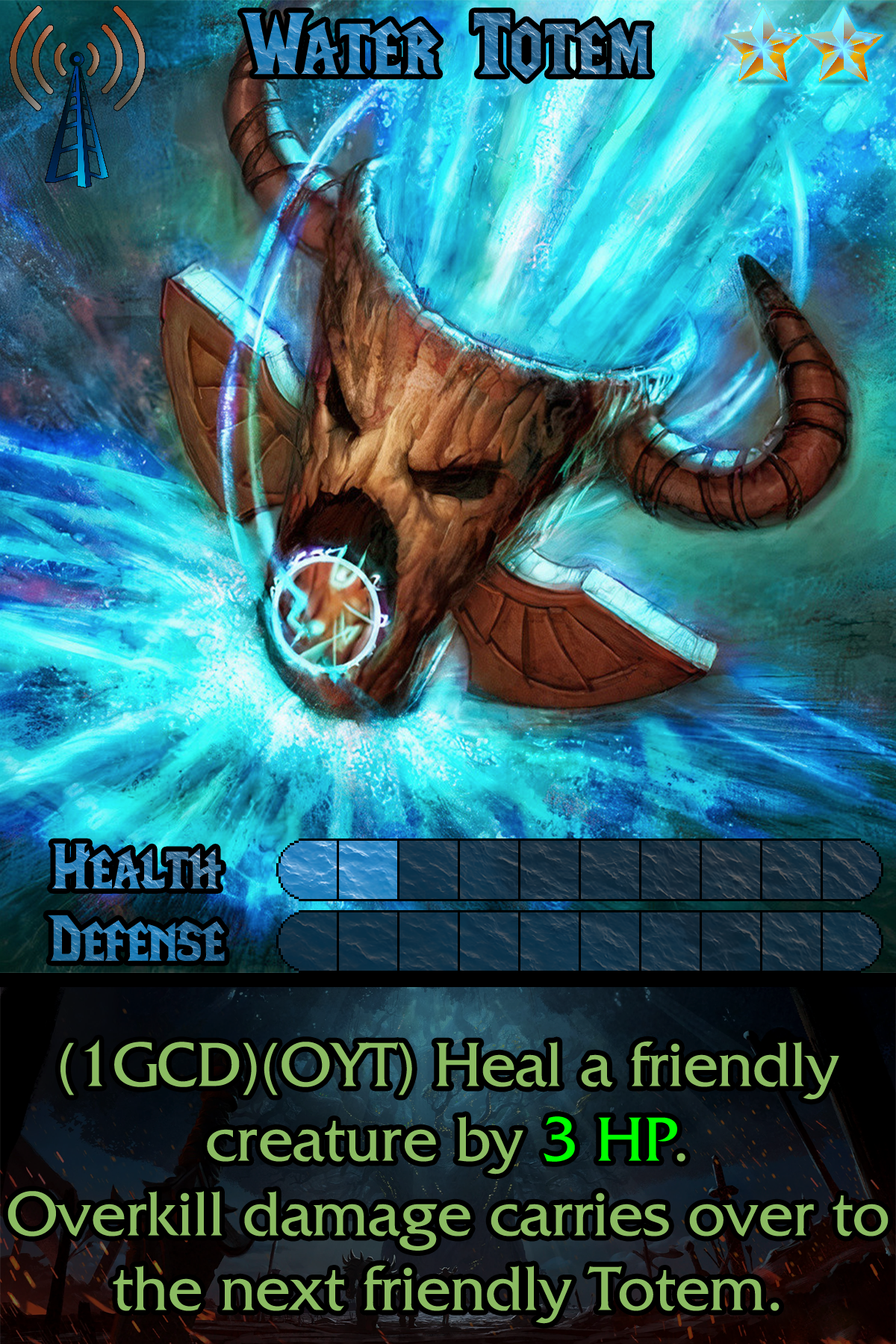
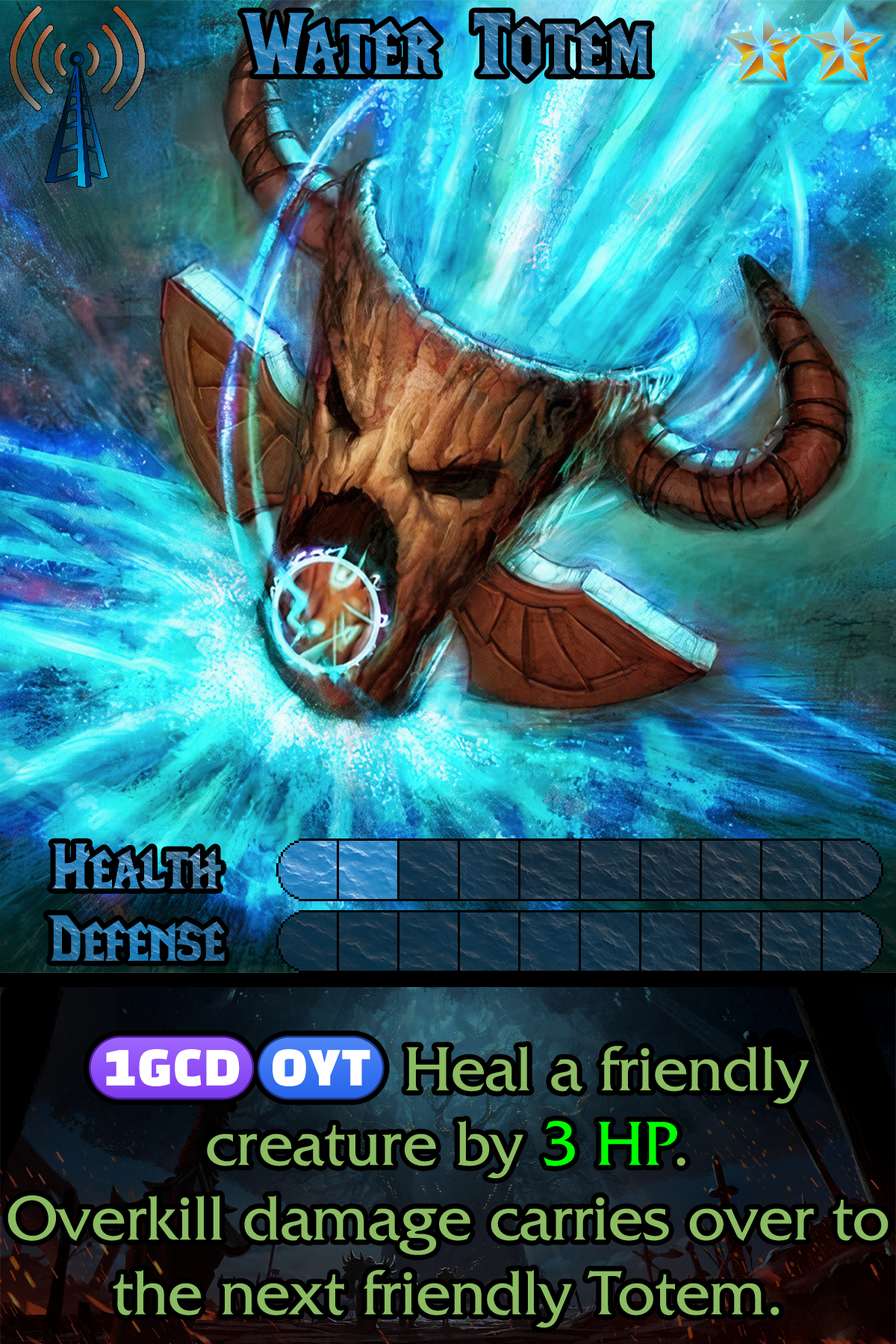
Before/after of a 896 × 1344 layered artwork. What changed in the layer stack:
painted on "Ability" over [left=7, top=1035, right=889, bottom=1328]
